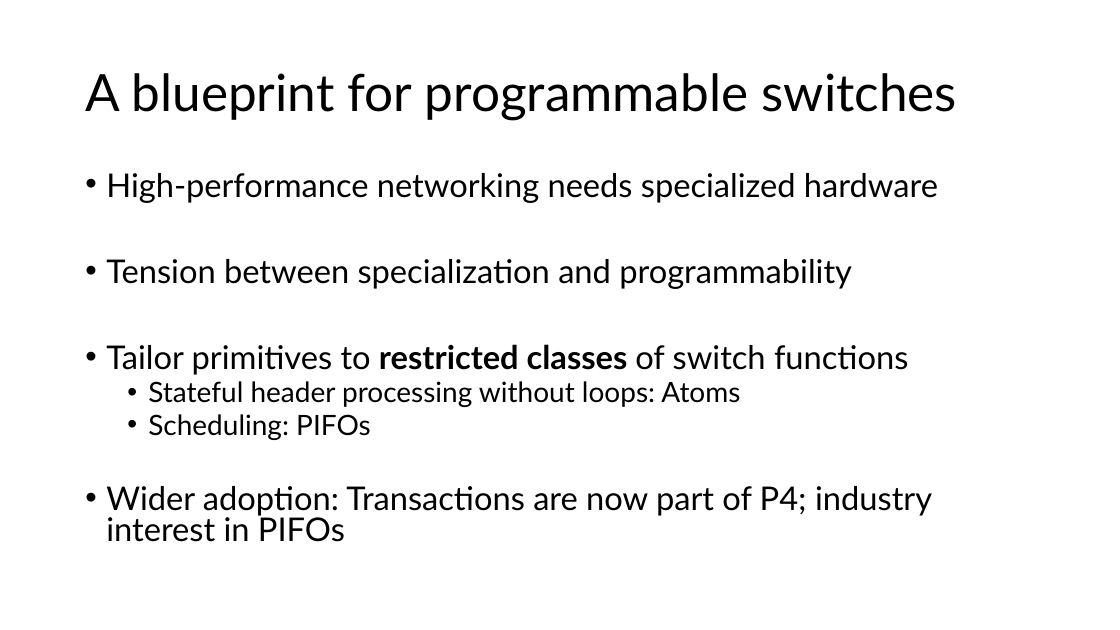
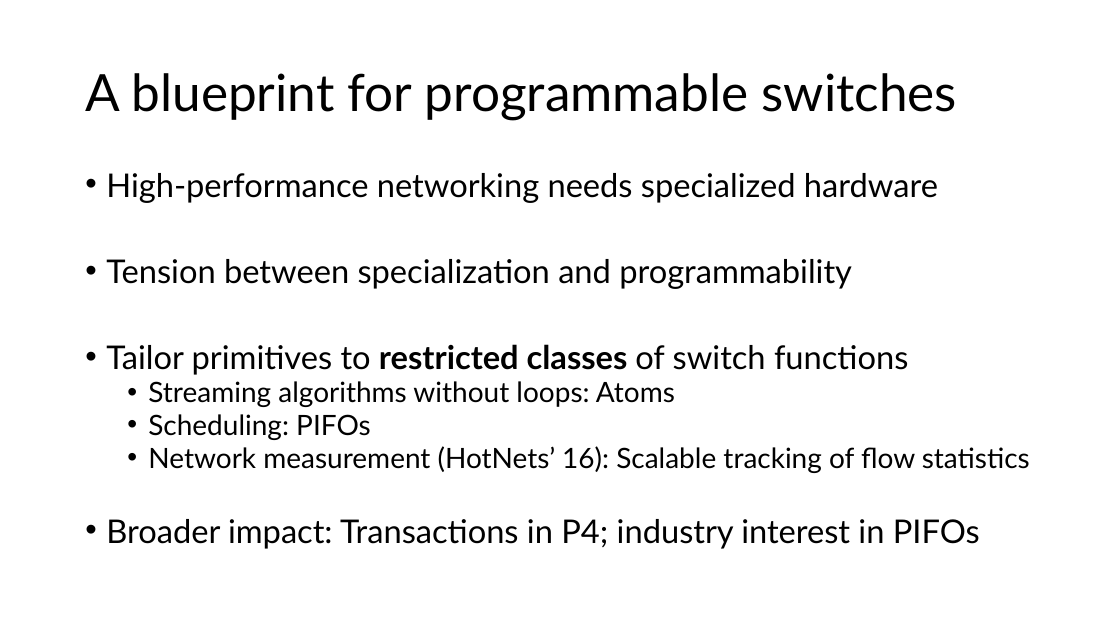
Before and after one commit to anirudhSK/pifo-domino-marple-ppts, a slide deck: slide 43 of combined_domino_pifo.pptx (slide 42 before the commit). Drawn at 1120x630 pixels with LibreOffice and Linux fonts; fonts in the diff are those of the drawing. Boxes give left, top, right and bottom in pixels: in the first picture for what was removed or moved away, otherwise in the second. Text is boxed around its words. In the diff, an @@ line names an element or a change of style, - is before the commit and + after.

```diff
--- a/combined_domino_pifo.pptx
+++ b/combined_domino_pifo.pptx
@@ text at [148, 381, 675, 407]: text changed @@
-  • Stateful header processing without loops: Atoms
+  • Streaming algorithms without loops: Atoms
@@ text at [106, 446, 1030, 549]: text changed; size 28 to 24 pt @@
-• Wider adoption: Transactions are now part of P4; industry interest in PIFOs
+  • Network measurement (HotNets’ 16): Scalable tracking of flow statistics
+• Broader impact: Transactions in P4; industry interest in PIFOs
```
Also in this commit, not shown: 12 other slides changed, 1 slide added.
